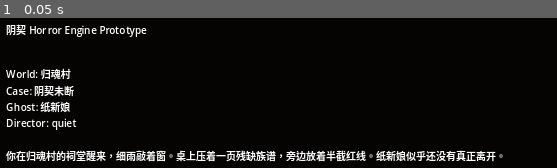
Above: before the commit, frame 1.
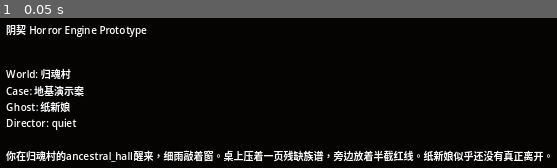
Above: after the commit, the same moment.

Repository: xiemingxin1145/yinqi-horror-engine
Game: Godot game, scene res://scenes/Main.tscn
Two runs of this game, one before a commit and one after it. Both use one fixed random seed, a clock stepped at 60 frames per second and the inputs below.
Inputs:
- Up to frame 1 (0.05 s): no input

The runs differ from the first frame. In frame 1, 5.0% of the frame differs, in the area x 6-99%, y 44-96%.

Commit message:
feat: connect FolkloreRules to registry and game state

Diff:
--- a/src/folklore_rules/FolkloreRules.gd
+++ b/src/folklore_rules/FolkloreRules.gd
@@ -1,21 +1,61 @@
 extends Node
 
 func generate_case_seed(world: Dictionary) -> Dictionary:
-    var time = world.get("time", "子时")
-    var location = "祠堂"
-    return {
-        "id": "ancestral_contract",
-        "title": "阴契未断",
-        "time": time,
-        "location": location,
-        "rules": ["忌夜入祠堂", "忌直呼亡者姓名", "纸人不可点睛"],
-        "clues": ["族谱缺页", "红线断在供桌下", "纸人袖口有泥"],
-        "risk": 65
+    DataRegistry.seed_minimal_demo_data()
+    var primary_location := "ancestral_hall"
+    if not DataRegistry.locations.has(primary_location) and not DataRegistry.locations.is_empty():
+        primary_location = DataRegistry.locations.keys()[0]
+
+    var location_data := DataRegistry.get_location(primary_location)
+    var active_rules := []
+    for rule_id in DataRegistry.rule_templates.keys():
+        var rule := DataRegistry.get_rule(rule_id).duplicate(true)
+        rule["id"] = rule_id
+        active_rules.append(rule)
+
+    var case_data := {
+        "id": "foundation_demo_case",
+        "title": "地基演示案",
+        "time": world.get("time", "子时"),
+        "location": primary_location,
+        "location_name": location_data.get("name", primary_location),
+        "rules": active_rules,
+        "clues": [],
+        "risk": int(location_data.get("risk", 10))
     }
 
+    GameState.set_value("case", case_data)
+    EventBus.emit_game_event("case_seed_created", case_data)
+    return case_data
+
 func check_rule_violation(action: Dictionary, case_data: Dictionary) -> Dictionary:
+    for rule in case_data.get("rules", []):
+        var conditions: Dictionary = rule.get("conditions", {})
+        if _matches_conditions(action, conditions):
+            var effects: Dictionary = rule.get("effects", {})
+            var result := {
+                "violated": true,
+                "rule_id": rule.get("id", "unknown_rule"),
+                "rule_name": rule.get("name", "未命名规则"),
+                "risk_delta": int(effects.get("risk_delta", 0)),
+                "event": effects.get("event", ""),
+                "flag": effects.get("flag", "")
+            }
+            if result.get("flag", "") != "":
+                GameState.set_flag(result.get("flag"), true)
+            EventBus.emit_game_event("folklore_rule_violated", result)
+            return result
+
     return {
         "violated": false,
         "reason": "no rule matched",
         "risk_delta": 0
     }
+
+func _matches_conditions(action: Dictionary, conditions: Dictionary) -> bool:
+    for key in conditions.keys():
+        if not action.has(key):
+            return false
+        if str(action.get(key)) != str(conditions.get(key)):
+            return false
+    return true
